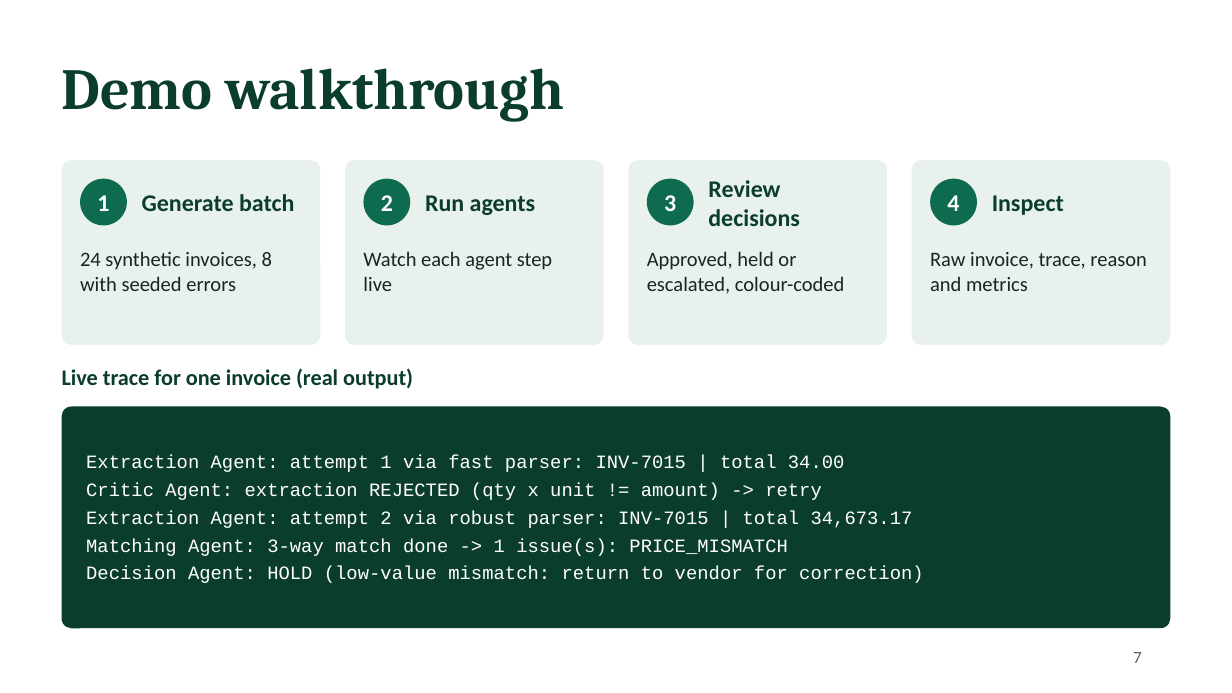
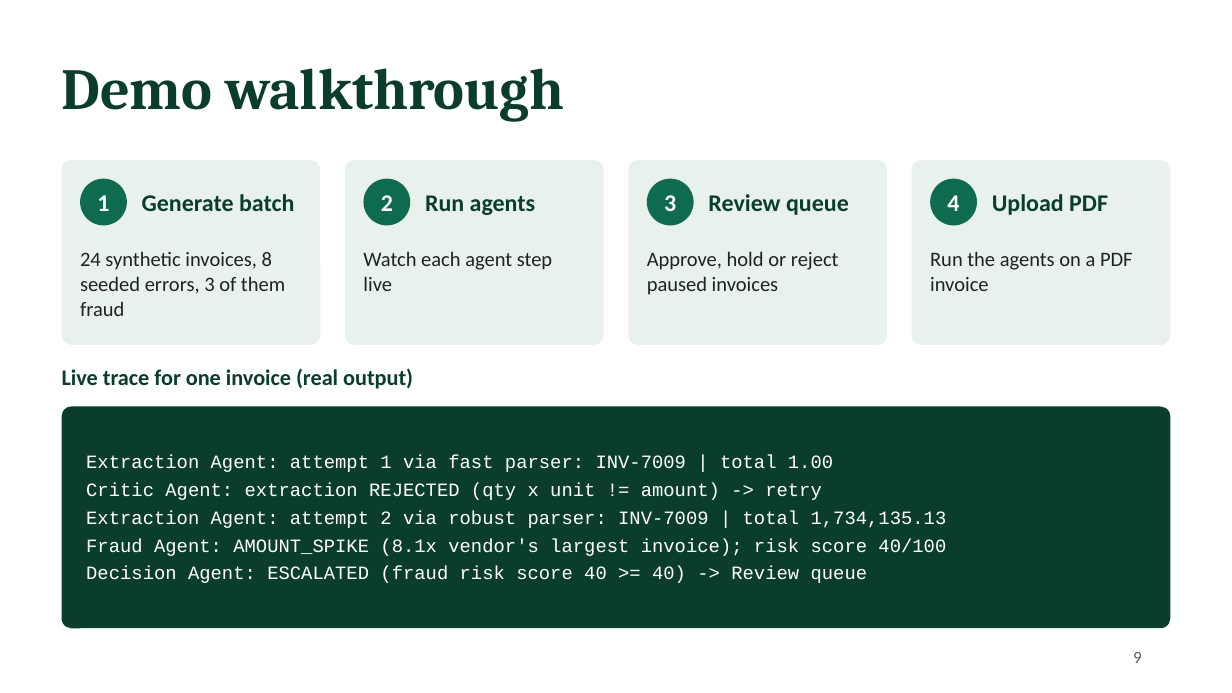
Before and after one commit to Saafalya/invoice_agents, a slide deck: slide 9 of docs/FAAISaafalyaSengupta158.pptx (slide 7 before the commit). Drawn at 1232x693 pixels with LibreOffice and Linux fonts; fonts in the diff are those of the drawing. Boxes give left, top, right and bottom in pixels: in the first picture for what was removed or moved away, otherwise in the second. Text is boxed around its words. In the diff, an @@ line names an element or a change of style, - is before the commit and + after.

```diff
--- a/docs/FAAISaafalyaSengupta158.pptx
+++ b/docs/FAAISaafalyaSengupta158.pptx
@@ text at [708, 194, 849, 215]: text changed @@
-Review decisions
+Review queue
@@ text at [992, 194, 1108, 215]: text changed @@
-Inspect
+Upload PDF
@@ text at [80, 251, 285, 316]: text changed @@
-24 synthetic invoices, 8 with seeded errors
+24 synthetic invoices, 8 seeded errors, 3 of them fraud
@@ text at [647, 251, 839, 295]: text changed @@
-Approved, held or escalated, colour-coded
+Approve, hold or reject paused invoices
@@ text at [930, 251, 1133, 291]: text changed @@
-Raw invoice, trace, reason and metrics
+Run the agents on a PDF invoice
@@ text at [86, 455, 833, 472]: text changed @@
-Extraction Agent: attempt 1 via fast parser: INV-7015 | total 34.00
+Extraction Agent: attempt 1 via fast parser: INV-7009 | total 1.00
@@ text at [86, 511, 947, 583]: text changed @@
-Extraction Agent: attempt 2 via robust parser: INV-7015 | total 34,673.17
-Matching Agent: 3-way match done -> 1 issue(s): PRICE_MISMATCH
-Decision Agent: HOLD (low-value mismatch: return to vendor for correction)
+Extraction Agent: attempt 2 via robust parser: INV-7009 | total 1,734,135.13
+Fraud Agent: AMOUNT_SPIKE (8.1x vendor's largest invoice); risk score 40/100
+Decision Agent: ESCALATED (fraud risk score 40 >= 40) -> Review queue
@@ page number at [1133, 652, 1142, 663]: text changed @@
-7
+9
```
Also in this commit, not shown: 5 other slides changed, 2 slides added, 19 other files.
